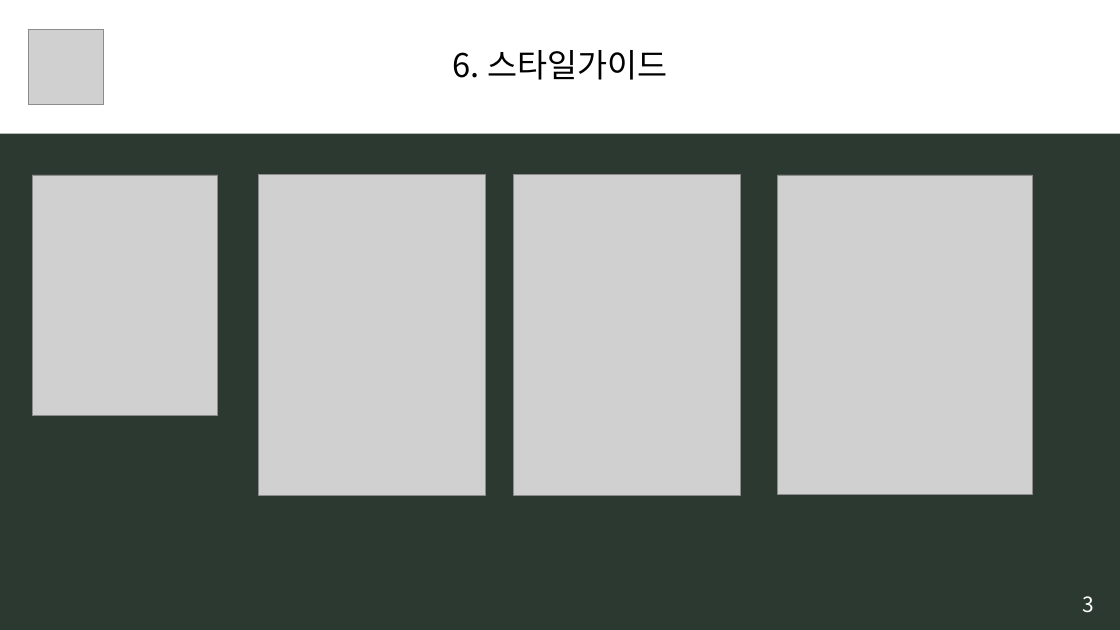
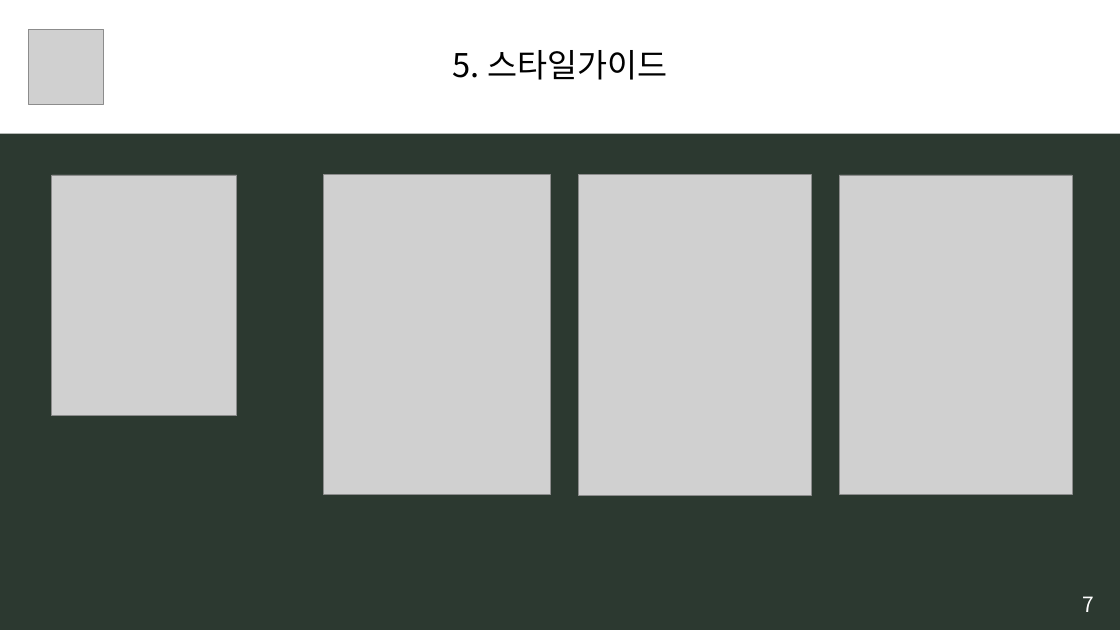
Before and after one commit to BIGDATA-UI-T3/Lastpage_Project, a slide deck: slide 6 of [모듈] 17.pptx. Drawn at 1120x630 pixels with LibreOffice and Linux fonts; fonts in the diff are those of the drawing; grey boxes stand for pictures. Boxes give left, top, right and bottom in pixels: in the first picture for what was removed or moved away, otherwise in the second. Text is boxed around its words. In the diff, an @@ line names an element or a change of style, - is before the commit and + after.

```diff
--- a/[모듈] 17.pptx
+++ b/[모듈] 17.pptx
@@ text in rectangle at box(453, 50, 667, 80): text changed @@
-6. 스타일가이드
+5. 스타일가이드
@@ picture: place and size @@
-picture at box(33, 175, 218, 416)
+picture at box(51, 175, 236, 416)
@@ picture: place and size @@
-picture at box(259, 175, 486, 495)
+picture at box(323, 175, 550, 494)
@@ picture: place and size @@
-picture at box(513, 175, 740, 495)
+picture at box(579, 175, 812, 495)
@@ picture: place and size @@
-picture at box(778, 175, 1033, 494)
+picture at box(839, 175, 1072, 494)
@@ text at box(1083, 596, 1095, 612): text changed @@
-3
+7
```
Also in this commit, not shown: 6 other slides changed, 3 slides added, 1 slide removed.
